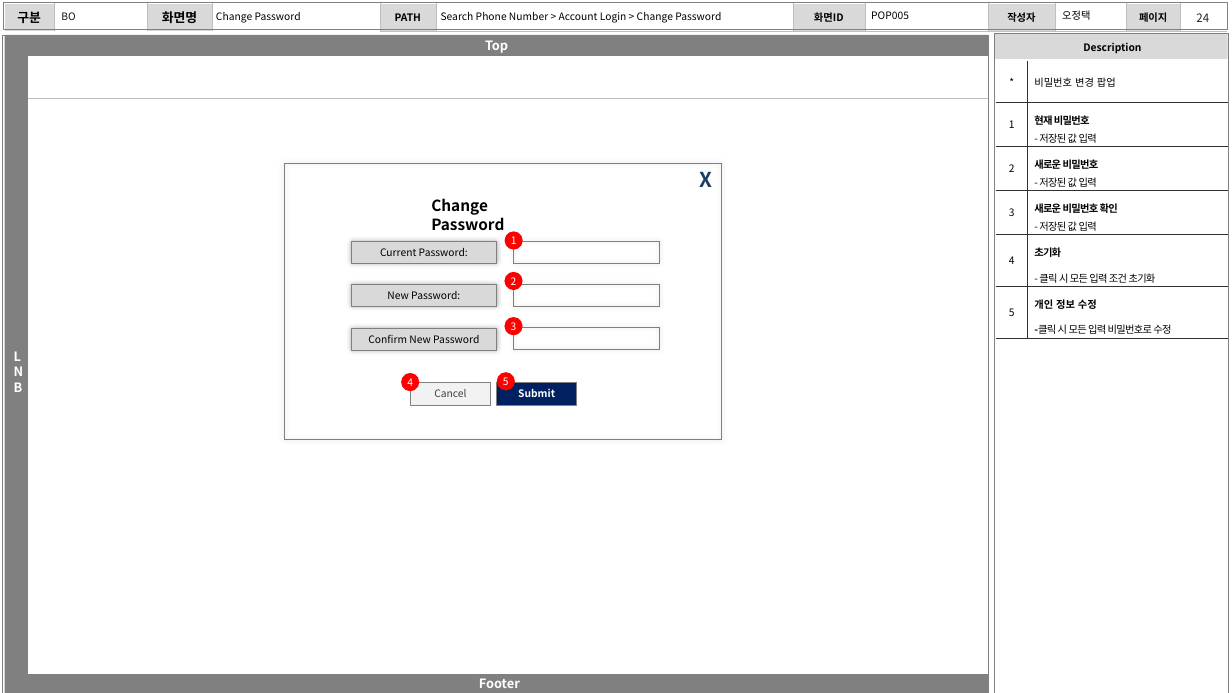
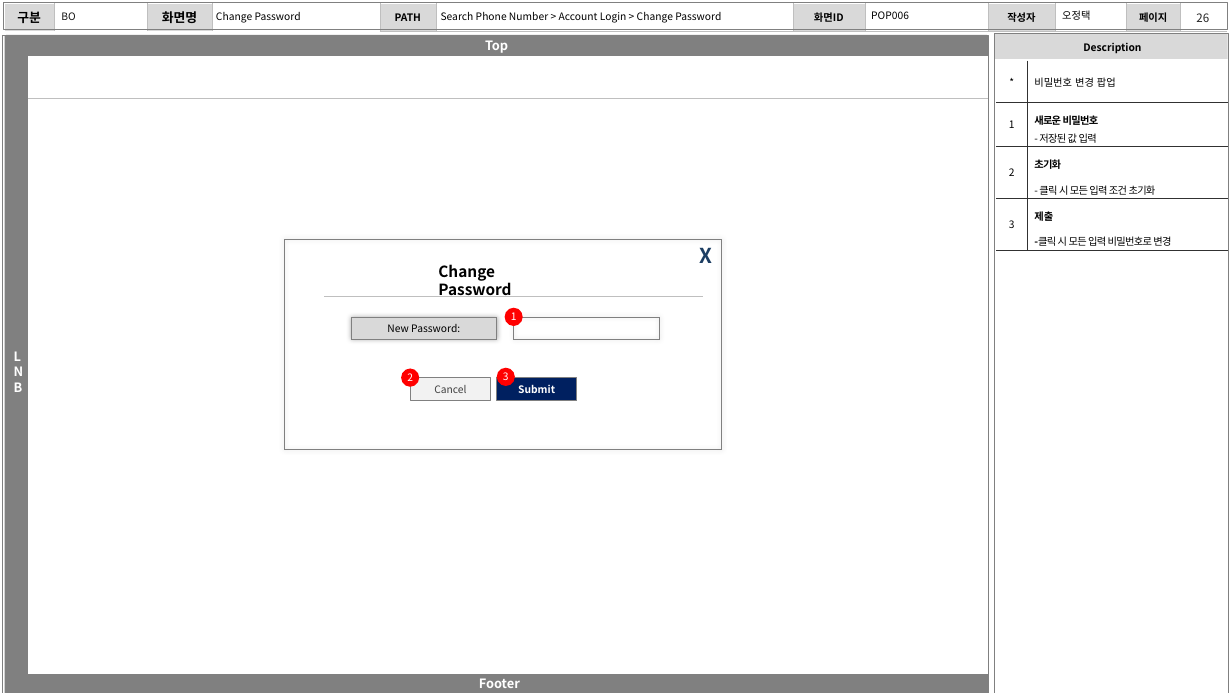
Before and after one commit to zhengze00/SpringBoot-MariaDB-master, a slide deck: slide 26 of Project File/화면설계.pptx (slide 24 before the commit). Drawn at 1232x693 pixels with LibreOffice and Linux fonts; fonts in the diff are those of the drawing. Boxes give left, top, right and bottom in pixels: in the first picture for what was removed or moved away, otherwise in the second. Text is boxed around its words. In the diff, an @@ line names an element or a change of style, - is before the commit and + after.

```diff
--- a/Project File/화면설계.pptx
+++ b/Project File/화면설계.pptx
@@ text at [871, 11, 909, 19]: text changed @@
-POP005
+POP006
@@ page number at [1196, 13, 1209, 22]: text changed @@
-24
+26
@@ table at [996, 61, 1227, 331] @@
-row 2: 1 | 현재 비밀번호 / - 저장된 값 입력
-row 3: 2 | 새로운 비밀번호 / - 저장된 값 입력
-row 4: 3 | 새로운 비밀번호 확인 / - 저장된 값 입력
-row 5: 4 | 초기화 / - 클릭 시 모든 입력 조건 초기화
-row 6: 5 | 개인 정보 수정 / -클릭 시 모든 입력 비밀번호로 수정
+row 2: 1 | 새로운 비밀번호 / - 저장된 값 입력
+row 3: 2 | 초기화 / - 클릭 시 모든 입력 조건 초기화
+row 4: 3 | 제출 / -클릭 시 모든 입력 비밀번호로 변경
@@ rectangle: place and size @@
-rectangle at [284, 163, 721, 439]
+rectangle at [284, 239, 721, 449]
@@ rectangle removed at [351, 241, 496, 263] @@
-Current Password:
@@ text "Change Password": place and size @@
-text "Change Password" at [431, 198, 504, 231]
+text "Change Password" at [438, 264, 511, 297]
@@ line added from (324, 296) to (703, 296), #BFBFBF 0.25 pt @@
@@ rectangle removed at [514, 284, 659, 306] @@
@@ rectangle "New Password:": place and size @@
-rectangle "New Password:" at [351, 284, 496, 306]
+rectangle "New Password:" at [351, 318, 496, 340]
@@ rectangle removed at [351, 328, 496, 350] @@
-Confirm New Password
@@ 1 text, 1 ellipse, 1 rectangle: place and size @@
-1 text, 1 ellipse, 1 rectangle at [505, 171, 712, 263]
+1 text, 1 ellipse, 1 rectangle at [505, 247, 712, 340]
@@ rectangle removed at [514, 327, 659, 349] @@
@@ ellipse "2": place and size @@
-ellipse "2" at [505, 272, 523, 290]
+ellipse "2" at [401, 369, 420, 387]
@@ ellipse removed at [401, 373, 420, 392] @@
-4
@@ rectangle "Cancel": place and size @@
-rectangle "Cancel" at [410, 383, 490, 406]
+rectangle "Cancel" at [410, 378, 490, 401]
@@ rectangle "Submit": place and size @@
-rectangle "Submit" at [497, 383, 577, 406]
+rectangle "Submit" at [497, 378, 577, 401]
@@ ellipse "3": place and size @@
-ellipse "3" at [505, 317, 523, 335]
+ellipse "3" at [497, 368, 516, 386]
@@ ellipse removed at [497, 372, 516, 391] @@
-5
```
Also in this commit, not shown: 16 other slides changed, 2 slides added, 5 other files.
